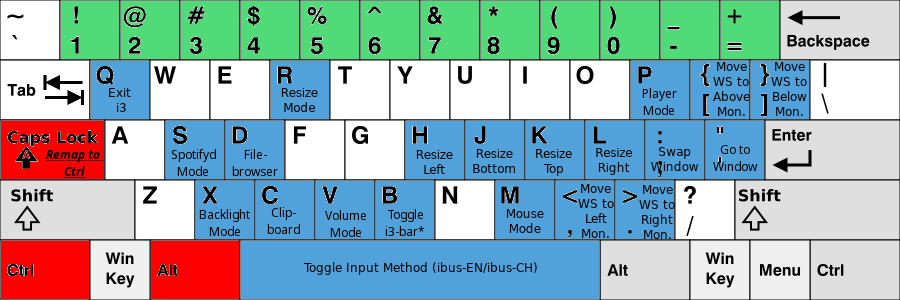
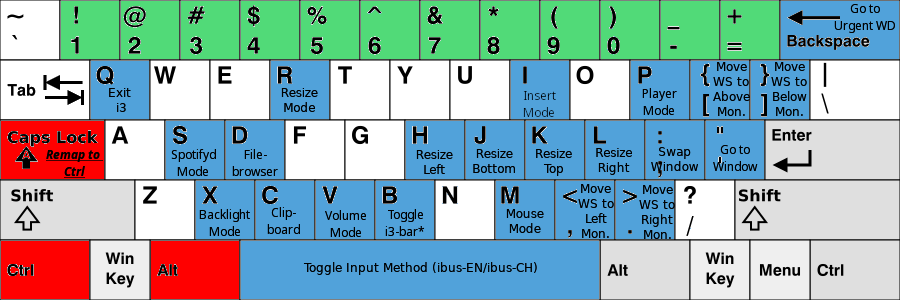
Revision of a layered 900 x 300 image; what changed, layer by layer:
added layer "Go to ... #1" above "Dropped Buffer" over 834, 4, 895, 33
added layer "Dropped Buffer" above "Insert ..." over 46, 1, 899, 275
added layer "Insert ..." above "KB_United_States-NoAltGr.svg" over 523, 91, 556, 117
painted on "KB_United_States-NoAltGr.svg" over 511, 1, 899, 119
